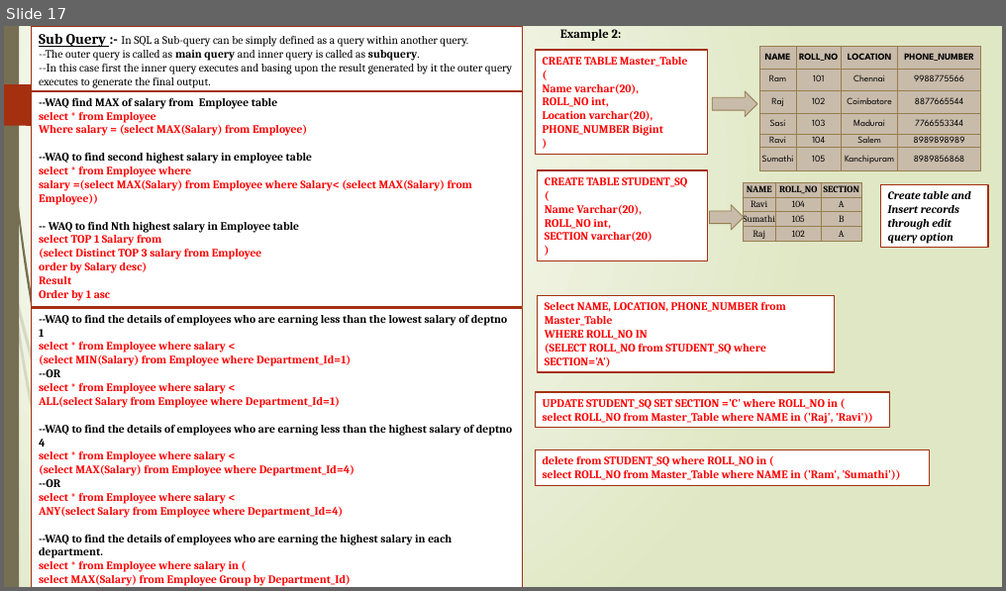
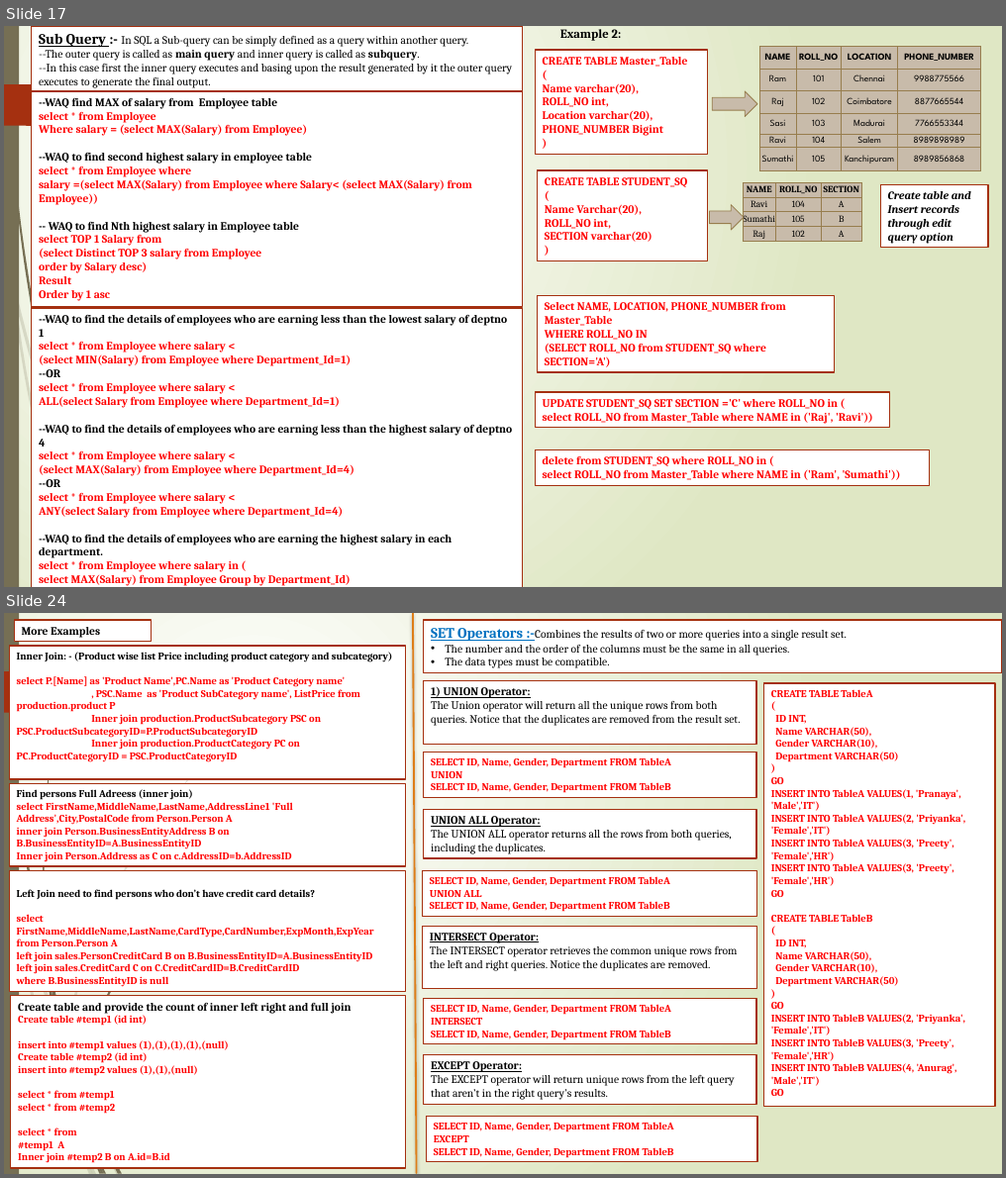
Before and after one commit to tanajisulagave/SQL-Server, a slide deck: SQL Server/SQL_PPT.pptx. Shown one above the other, each under a label of ours: slide 17 before the commit, slides 17 and 24 after it; the slides between them are not shown. The pictures are 1006x591 and 1006x1178 pixels, drawn with LibreOffice and Linux fonts; fonts in the diff are those of the drawing. Boxes give left, top, right and bottom in pixels: in the first picture for what was removed or moved away, otherwise in the second. Text is boxed around its words. In the diff, an @@ line names an element or a change of style, - is before the commit and + after.

```diff
--- a/SQL Server/SQL_PPT.pptx
+++ b/SQL Server/SQL_PPT.pptx
@@ slide 24 added at (4, 613, 1002, 1174), background gradient #FFFFFF to #DFE8C4; not listed: 9 template elements that a slide beside it also shows @@
@@ rectangle added at (15, 620, 152, 642), fill #FFFFFF, outline #A53010 1.25 pt, 11 pt, text #000000, bold @@
+More Examples
@@ line added from (413, 613) to (417, 1173), #DE7E18 1.75 pt @@
@@ rectangle added at (423, 620, 1002, 672), fill #FFFFFF, outline #A53010 1.25 pt, 11 pt, text #000000 @@
+SET Operators :-Combines the results of two or more queries into a single result set.
+• The number and the order of the columns must be the same in all queries.
+• The data types must be compatible.
@@ rectangle added at (9, 646, 406, 779), fill #FFFFFF, outline #A53010 1.25 pt, 10 pt, text #FF0000, bold @@
+Inner Join: - (Product wise list Price including product category and subcategory)
+select P.[Name] as 'Product Name',PC.Name as 'Product Category name'
+, PSC.Name as 'Product SubCategory name', ListPrice from production.product P
+Inner join production.ProductSubcategory PSC on PSC.ProductSubcategoryID=P.ProductSubcategoryID
+Inner join production.ProductCategory PC on PC.ProductCategoryID = PSC.ProductCategoryID
@@ rectangle added at (423, 681, 756, 744), fill #FFFFFF, outline #A53010 1.25 pt, 11 pt, text #000000 @@
+1) UNION Operator:
+The Union operator will return all the unique rows from both queries. Notice that the duplicates are removed from the result set.
@@ rectangle added at (764, 683, 995, 1106), fill #FFFFFF, outline #A53010 1.25 pt, 10 pt, text #FF0000, bold @@
+CREATE TABLE TableA
+(
+ID INT,
+Name VARCHAR(50),
+Gender VARCHAR(10),
+Department VARCHAR(50)
+)
+GO
+INSERT INTO TableA VALUES(1, 'Pranaya', 'Male','IT')
+INSERT INTO TableA VALUES(2, 'Priyanka', 'Female','IT')
+INSERT INTO TableA VALUES(3, 'Preety', 'Female','HR')
+INSERT INTO TableA VALUES(3, 'Preety', 'Female','HR')
+GO
+CREATE TABLE TableB
+(
+ID INT,
+Name VARCHAR(50),
+Gender VARCHAR(10),
+Department VARCHAR(50)
+)
+GO
+INSERT INTO TableB VALUES(2, 'Priyanka', 'Female','IT')
+INSERT INTO TableB VALUES(3, 'Preety', 'Female','HR')
+INSERT INTO TableB VALUES(4, 'Anurag', 'Male','IT')
+GO
@@ rectangle added at (423, 753, 756, 798), fill #FFFFFF, outline #A53010 1.25 pt, 10 pt, text #FF0000, bold @@
+SELECT ID, Name, Gender, Department FROM TableA
+UNION
+SELECT ID, Name, Gender, Department FROM TableB
@@ rectangle added at (9, 783, 406, 866), fill #FFFFFF, outline #A53010 1.25 pt, 10 pt, text #FF0000, bold @@
+Find persons Full Adreess (inner join)
+select FirstName,MiddleName,LastName,AddressLine1 'Full Address',City,PostalCode from Person.Person A
+inner join Person.BusinessEntityAddress B on B.BusinessEntityID=A.BusinessEntityID
+Inner join Person.Address as C on c.AddressID=b.AddressID
@@ rectangle added at (423, 810, 756, 860), fill #FFFFFF, outline #A53010 1.25 pt, 11 pt, text #000000 @@
+UNION ALL Operator:
+The UNION ALL operator returns all the rows from both queries, including the duplicates.
@@ rectangle added at (9, 871, 406, 992), fill #FFFFFF, outline #A53010 1.25 pt, 10 pt, text #FF0000, bold @@
+Left Join need to find persons who don’t have credit card details?
+select FirstName,MiddleName,LastName,CardType,CardNumber,ExpMonth,ExpYear from Person.Person A
+left join sales.PersonCreditCard B on B.BusinessEntityID=A.BusinessEntityID
+left join sales.CreditCard C on C.CreditCardID=B.CreditCardID
+where B.BusinessEntityID is null
@@ rectangle added at (423, 871, 757, 917), fill #FFFFFF, outline #A53010 1.25 pt, 10 pt, text #FF0000, bold @@
+SELECT ID, Name, Gender, Department FROM TableA
+UNION ALL
+SELECT ID, Name, Gender, Department FROM TableB
@@ rectangle added at (423, 926, 757, 989), fill #FFFFFF, outline #A53010 1.25 pt, 11 pt, text #000000 @@
+INTERSECT Operator:
+The INTERSECT operator retrieves the common unique rows from the left and right queries. Notice the duplicates are removed.
@@ rectangle added at (11, 996, 406, 1169), fill #FFFFFF, outline #A53010 1.25 pt, 10 pt, text #FF0000, bold @@
+Create table and provide the count of inner left right and full join
+Create table #temp1 (id int)
+insert into #temp1 values (1),(1),(1),(1),(null)
+Create table #temp2 (id int)
+insert into #temp2 values (1),(1),(null)
+select * from #temp1
+select * from #temp2
+select * from
+#temp1 A
+Inner join #temp2 B on A.id=B.id
@@ rectangle added at (423, 998, 756, 1045), fill #FFFFFF, outline #A53010 1.25 pt, 10 pt, text #FF0000, bold @@
+SELECT ID, Name, Gender, Department FROM TableA
+INTERSECT
+SELECT ID, Name, Gender, Department FROM TableB
@@ rectangle added at (423, 1056, 756, 1105), fill #FFFFFF, outline #A53010 1.25 pt, 11 pt, text #000000 @@
+EXCEPT Operator:
+The EXCEPT operator will return unique rows from the left query that aren’t in the right query’s results.
@@ rectangle added at (426, 1117, 757, 1162), fill #FFFFFF, outline #A53010 1.25 pt, 10 pt, text #FF0000, bold @@
+SELECT ID, Name, Gender, Department FROM TableA
+EXCEPT
+SELECT ID, Name, Gender, Department FROM TableB
@@ group added at (70, 1059, 120, 1174): 4 freeform shapes @@
@@ group added at (47, 966, 122, 1174): 6 freeform shapes @@
```
Also in this commit, not shown: 5 slides changed, 2 other slides added.
